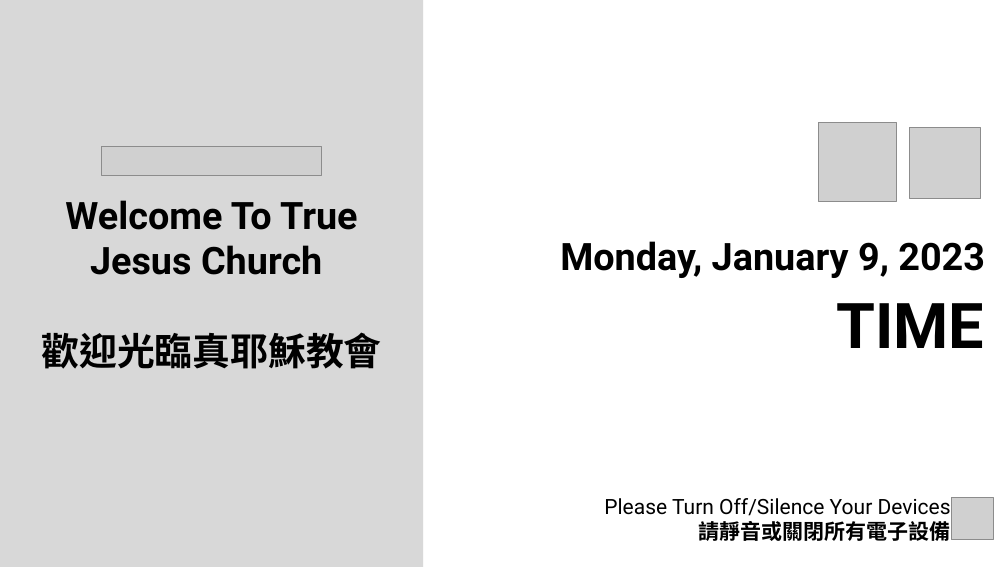
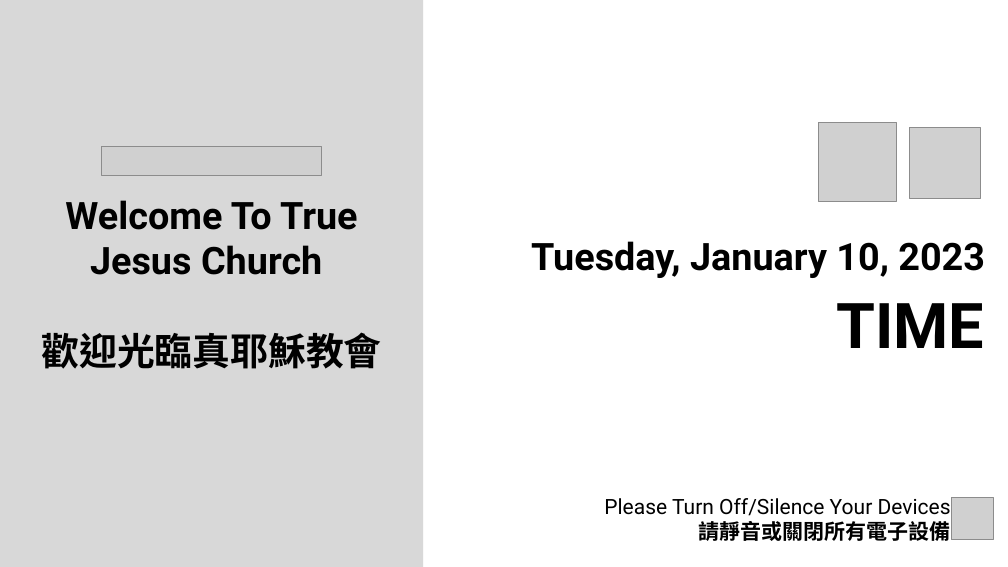
Before and after one commit to calebchanwy/tjc-powerpoint, a slide deck: slide 1 of TJCPowerPoint/Resources/ServiceWidescreen.pptx. Drawn at 1008x567 pixels with LibreOffice and Linux fonts; fonts in the diff are those of the drawing; grey boxes stand for pictures; background and template pictures are left out. Boxes give left, top, right and bottom in pixels: in the first picture for what was removed or moved away, otherwise in the second. Text is boxed around its words. In the diff, an @@ line names an element or a change of style, - is before the commit and + after.

```diff
--- a/TJCPowerPoint/Resources/ServiceWidescreen.pptx
+++ b/TJCPowerPoint/Resources/ServiceWidescreen.pptx
@@ text at box(531, 241, 985, 278): text changed @@
-Monday, January 9, 2023
+Tuesday, January 10, 2023
```
Also in this commit, not shown: 2 other slides changed, 18 other files.
